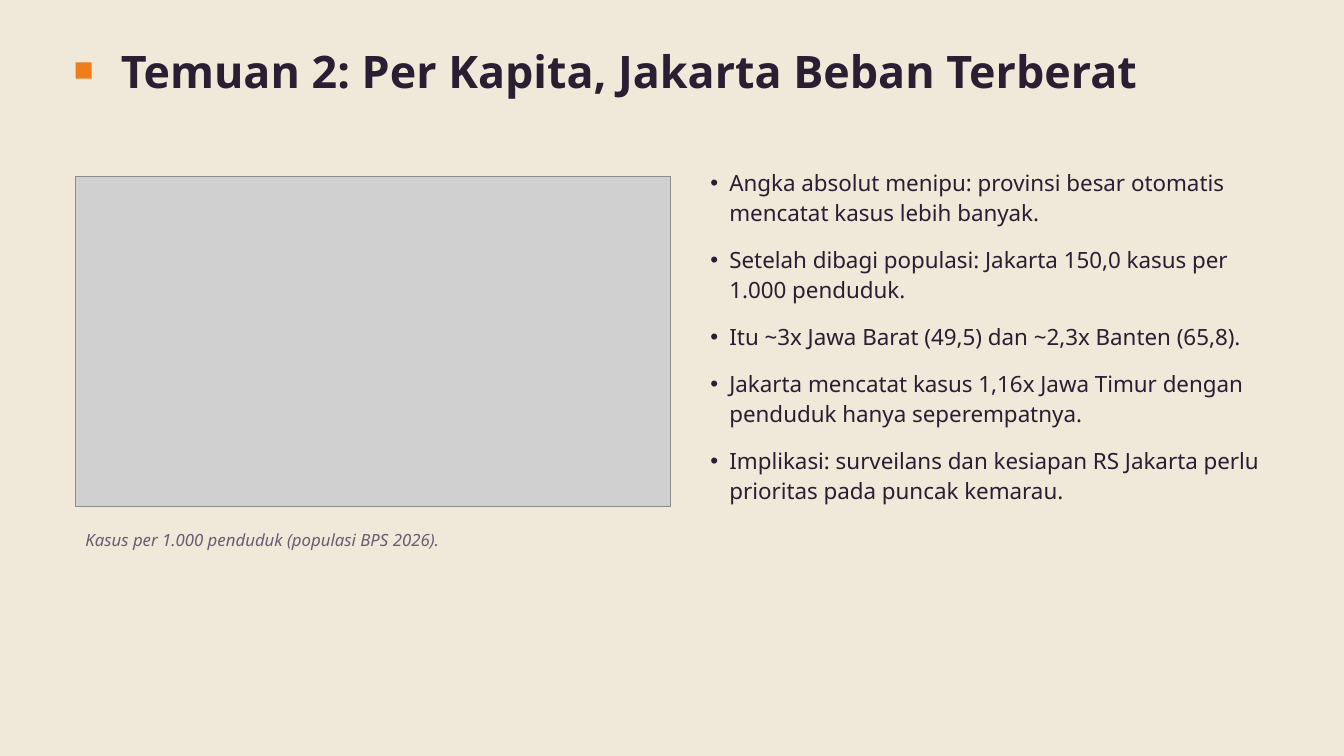
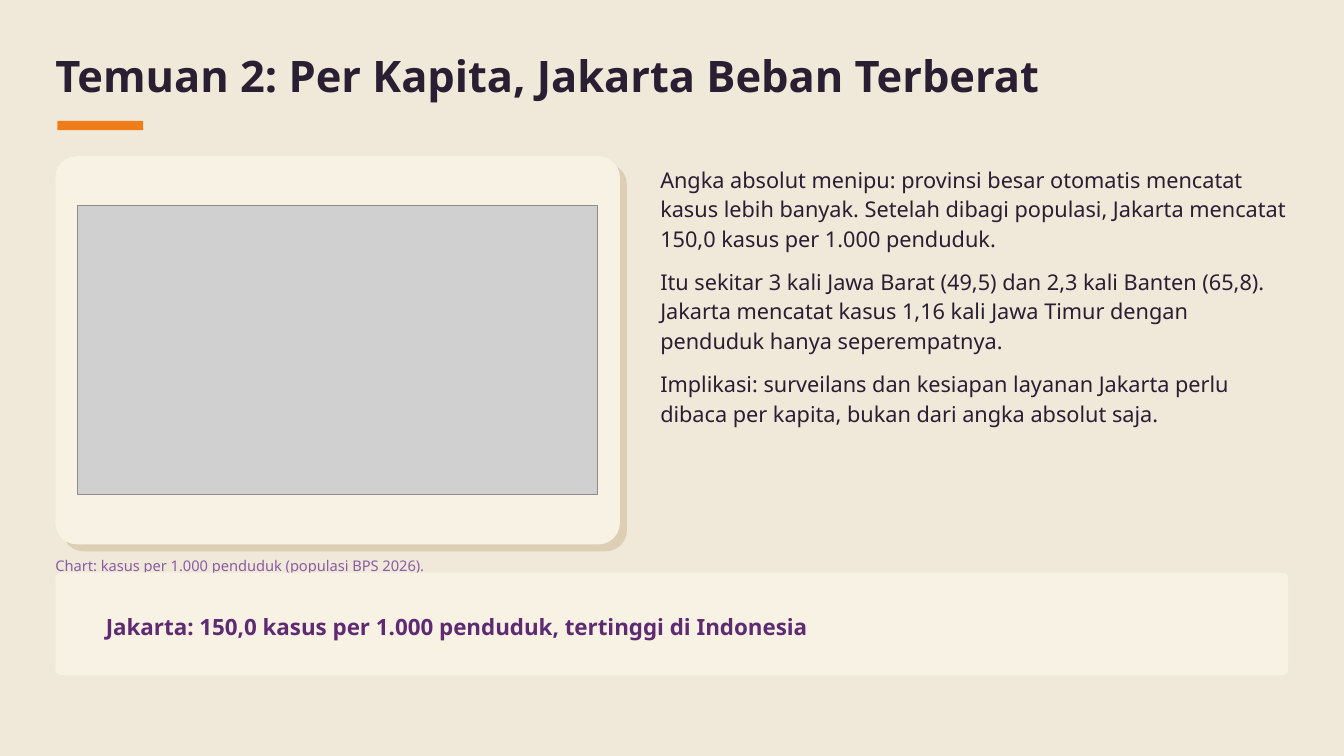
Before and after one commit to baghizash/ispa-indonesia-2026-analysis, a slide deck: slide 5 of Portofolio-Analisis-ISPA-Indonesia.pptx. Drawn at 1344x756 pixels with LibreOffice and Linux fonts; fonts in the diff are those of the drawing; grey boxes stand for pictures. Boxes give left, top, right and bottom in pixels: in the first picture for what was removed or moved away, otherwise in the second. Text is boxed around its words. In the diff, an @@ line names an element or a change of style, - is before the commit and + after.

```diff
--- a/Portofolio-Analisis-ISPA-Indonesia.pptx
+++ b/Portofolio-Analisis-ISPA-Indonesia.pptx
@@ text "Temuan 2: Per Kapita, Jakarta ..." moved from (x1=121, y1=54, x2=1136, y2=99) to (x1=55, y1=59, x2=1039, y2=103) @@
@@ text "Temuan 2: Per Kapita, Jakarta ..." at (x1=55, y1=59, x2=1039, y2=103): size 32 to 31 pt; line spacing 1 to 1.13 @@
@@ rectangle removed at (x1=76, y1=63, x2=92, y2=79) @@
@@ rounded rectangle added at (x1=57, y1=121, x2=143, y2=130), fill #EF7D1A @@
@@ rounded rectangle added at (x1=55, y1=156, x2=620, y2=544), fill #F8F2E4 @@
@@ rounded rectangle added at (x1=63, y1=163, x2=627, y2=552), fill #DDCFB4 @@
@@ text at (x1=660, y1=171, x2=1285, y2=428): text changed; size 16 to 15.5 pt @@
-• Angka absolut menipu: provinsi besar otomatis mencatat kasus lebih banyak.
-• Setelah dibagi populasi: Jakarta 150,0 kasus per 1.000 penduduk.
-• Itu ~3x Jawa Barat (49,5) dan ~2,3x Banten (65,8).
-• Jakarta mencatat kasus 1,16x Jawa Timur dengan penduduk hanya seperempatnya.
-• Implikasi: surveilans dan kesiapan RS Jakarta perlu prioritas pada puncak kemarau.
+Angka absolut menipu: provinsi besar otomatis mencatat kasus lebih banyak. Setelah dibagi populasi, Jakarta mencatat 150,0 kasus per 1.000 penduduk.
+Itu sekitar 3 kali Jawa Barat (49,5) dan 2,3 kali Banten (65,8). Jakarta mencatat kasus 1,16 kali Jawa Timur dengan penduduk hanya seperempatnya.
+Implikasi: surveilans dan kesiapan layanan Jakarta perlu dibaca per kapita, bukan dari angka absolut saja.
@@ picture resized from (x1=76, y1=176, x2=670, y2=507) to (x1=78, y1=206, x2=598, y2=495) @@
@@ text at (x1=55, y1=560, x2=424, y2=573): text changed; size 12 to 10.5 pt; text colour #6B5B74 to #8A5CA6; italic off @@
-Kasus per 1.000 penduduk (populasi BPS 2026).
+Chart: kasus per 1.000 penduduk (populasi BPS 2026).
@@ rounded rectangle added at (x1=55, y1=573, x2=1289, y2=676), fill #F8F2E4 @@
@@ text added at (x1=106, y1=618, x2=808, y2=641), 16 pt, text #5E2A72, bold @@
+Jakarta: 150,0 kasus per 1.000 penduduk, tertinggi di Indonesia
```
Also in this commit, not shown: 8 other slides changed, 1 slide added, 1 slide removed.
